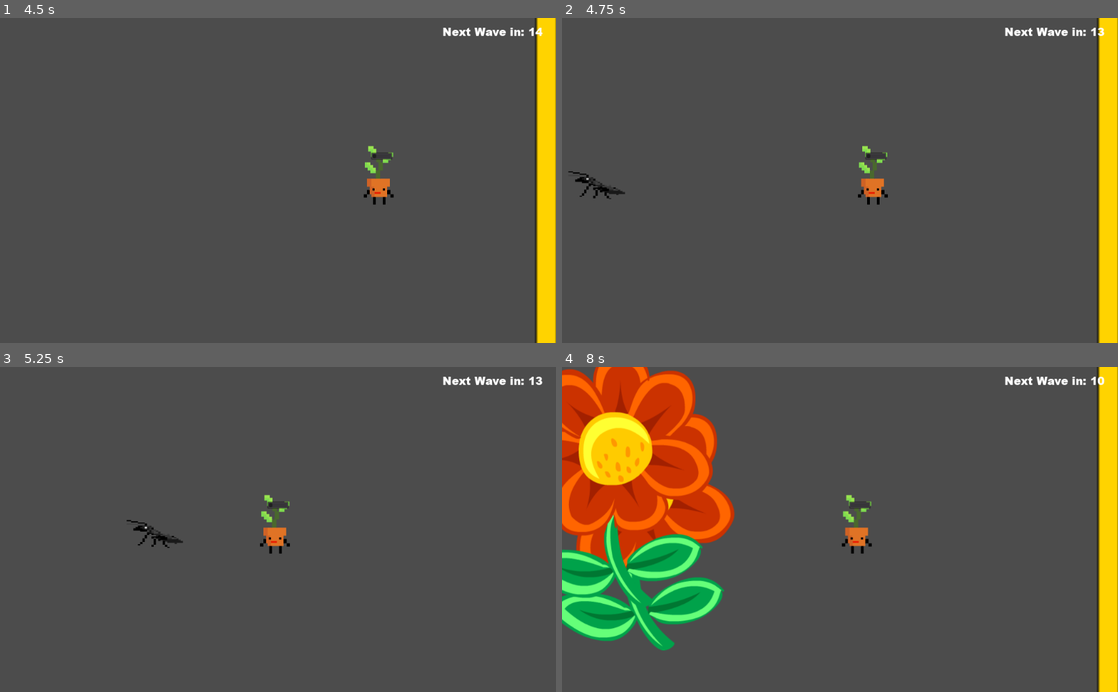
Above: before the commit, frames 1-4 (two rows, left to right).
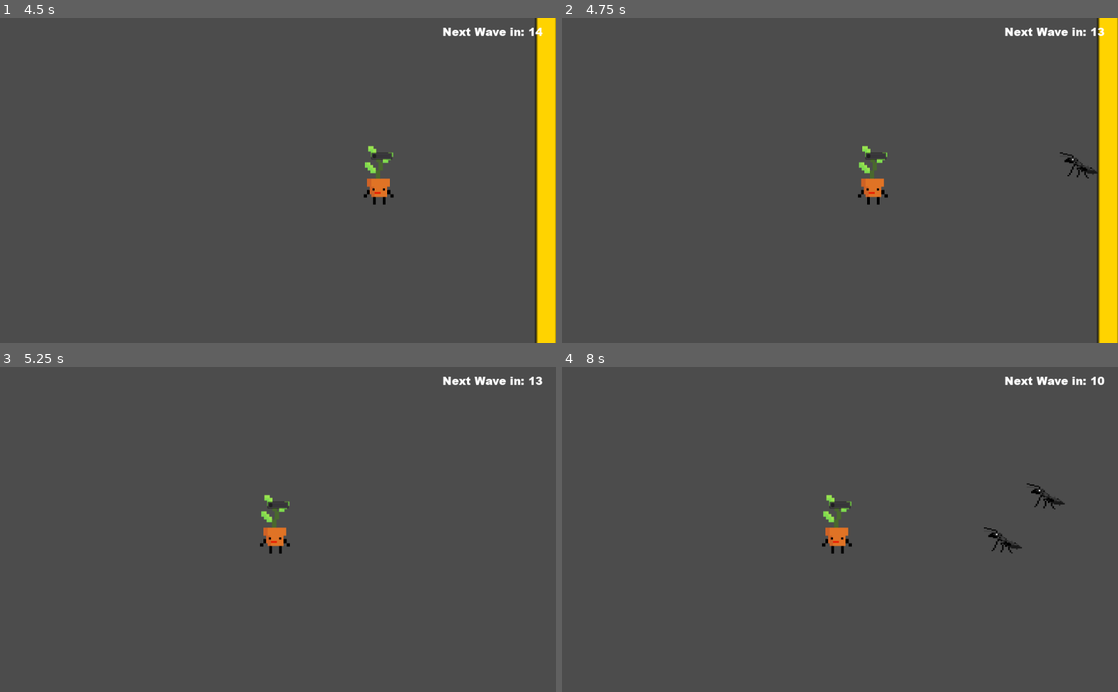
Above: after the commit, the same moments.

Repository: am-camila/Garden-Wars
Game: Godot game, scene res://models/Main/Main.tscn
Same seed, same stepped clock (60 frames per second), same inputs: the game is played once before the commit and once after it.
Inputs:
- Up to frame 1 (4.5 s): click "Start" at 0.5 s; tap Enter at 1.25 s; hold D (move_right) 1.28-2.03 s; tap F (special_attack) every 0.75 s from 1.35 to 4.35 s; hold S (move_down) 2.03-2.78 s; hold D (move_right) 2.78-3.53 s; hold W (move_up) 3.53-4.28 s; tap Space at 4.25 s; hold A (move_left) from 4.28 s (still down)
- Up to frame 2 (4.75 s): keep holding A (move_left)
- Up to frame 3 (5.25 s): keep holding A (move_left); tap F (special_attack) at 5.1 s
- Up to frame 4 (8 s): release A (move_left) at 5.78 s; hold S (move_down) 5.78-6.53 s; tap F (special_attack) at 5.85, 6.6, 7.35 s; hold D (move_right) 6.53-7.28 s; hold W (move_up) from 7.28 s (still down)

Frame 1 is identical in both runs. In frame 2, 0.3% of the frame differs, in the area x 1-97%, y 41-56%; in frame 3, 0.2%; in frame 4, 26%, in the area x 0-100%, y 0-100%.

Commit message:
modifico el  area de spawn de los enemigos

Diff:
--- a/src/models/Enemy/Enemy.gd
+++ b/src/models/Enemy/Enemy.gd
@@ -46,4 +46,5 @@
 			var powerUp = powerUpScene.instance()
 			powerUp.position = position
 			get_parent().add_child(powerUp)
+			GLOBALS.emit_signal("spawn_powerup")
 			queue_free()
--- a/src/models/Enemy/Enemy.tscn
+++ b/src/models/Enemy/Enemy.tscn
@@ -8,8 +8,8 @@
 extents = Vector2( 19, 39 )
 
 [sub_resource type="CapsuleShape2D" id=2]
-radius = 24.0
-height = 54.0
+radius = 22.0
+height = 62.0
 
 [node name="Enemy" type="KinematicBody2D"]
 scale = Vector2( 1, 0.5 )
@@ -19,8 +19,8 @@
 powerUpScene = ExtResource( 3 )
 
 [node name="Sprite" type="Sprite" parent="."]
-position = Vector2( 6.875, 15 )
-scale = Vector2( 1.03788, 1.07692 )
+position = Vector2( 6, 18 )
+scale = Vector2( 0.7, 1 )
 texture = ExtResource( 1 )
 
 [node name="CollisionShape2D" type="CollisionShape2D" parent="."]
--- a/src/models/Main/Main.gd
+++ b/src/models/Main/Main.gd
@@ -65,7 +65,7 @@
 
 		var enemy_spawn_location = get_node("EnemiesPath/EnemiesPathLocation")
 		enemy_spawn_location.offset = randi()
-		enemy.position = enemy_spawn_location.position
+		enemy.position = enemy_spawn_location.get_global_transform().origin
 		add_child(enemy)
 		enemy_count+=1
 		time_current_wave+=1
--- a/src/models/Player/Player.tscn
+++ b/src/models/Player/Player.tscn
@@ -8,20 +8,14 @@
 [ext_resource path="res://assets/songs/Special_Fire.wav" type="AudioStream" id=6]
 [ext_resource path="res://assets/songs/Cancel_special_fire.wav" type="AudioStream" id=7]
 
-[sub_resource type="RectangleShape2D" id=3]
-extents = Vector2( 34, 34 )
-
-[sub_resource type="CircleShape2D" id=1]
-radius = 230.176
-
 [sub_resource type="RectangleShape2D" id=2]
 extents = Vector2( 37, 36.5 )
 
 [sub_resource type="CircleShape2D" id=1]
 radius = 230.176
 
-[sub_resource type="CircleShape2D" id=3]
-radius = 49.0918
+[sub_resource type="RectangleShape2D" id=3]
+extents = Vector2( 34, 34 )
 
 [node name="Player" type="KinematicBody2D"]
 light_mask = 513
@@ -85,7 +79,6 @@
 [node name="FirePosition" type="Position2D" parent="."]
 position = Vector2( 0, -1 )
 
-[connection signal="body_entered" from="FireArea" to="." method="_on_FireArea_body_entered"]
 [node name="CollisionShape2D" type="CollisionShape2D" parent="."]
 shape = SubResource( 3 )
 
--- a/src/models/PowerUps/PowerUp.tscn
+++ b/src/models/PowerUps/PowerUp.tscn
@@ -13,15 +13,12 @@
 [node name="SpawnTimer" type="Timer" parent="."]
 wait_time = 8.0
 one_shot = true
-autostart = true
 
 [node name="SpeedPowerUp" type="Node2D" parent="."]
 script = ExtResource( 2 )
-__meta__ = {
-"_edit_group_": true
-}
 
 [node name="Sprite" type="Sprite" parent="SpeedPowerUp"]
+scale = Vector2( 0.130859, 0.111328 )
 texture = ExtResource( 3 )
 
 [node name="Node2D" type="Area2D" parent="."]
@@ -30,7 +27,6 @@
 [node name="CollisionShape2D" type="CollisionShape2D" parent="Node2D"]
 shape = SubResource( 1 )
 
-[connection signal="timeout" from="SpawnTimer" to="." method="_on_Timer_timeout"]
 [connection signal="timeout" from="SpawnTimer" to="." method="_on_SpawnTimer_timeout"]
 [connection signal="body_entered" from="Node2D" to="." method="_on_Node2D_body_entered"]
 [connection signal="body_entered" from="Node2D" to="SpeedPowerUp" method="_on_Node2D_body_entered"]
--- a/src/project.godot
+++ b/src/project.godot
@@ -47,6 +47,7 @@
 config/name="Garden-Wars"
 run/main_scene="res://models/Main/Main.tscn"
 config/icon="res://icon.png"
+config/windows_native_icon="res://icon.ico"
 
 [autoload]
 
Binary file added: src/assets/img/icon.ico
Not shown, added: src/assets/songs/pick_up_power_up.wav.import
Not shown, changed: src/export_presets.cfg
Binary file added: src/icon.ico
Not shown, added: src/assets/songs/pick_up_power_up.wav
